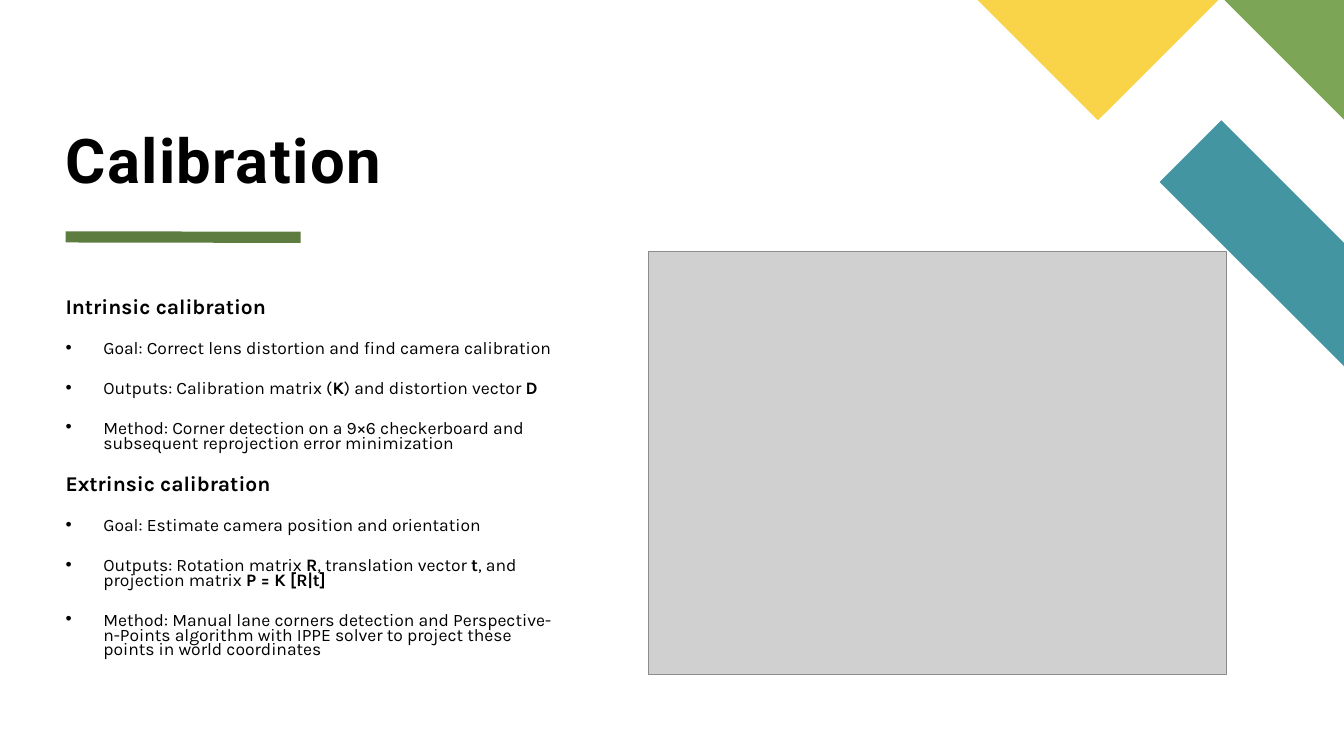
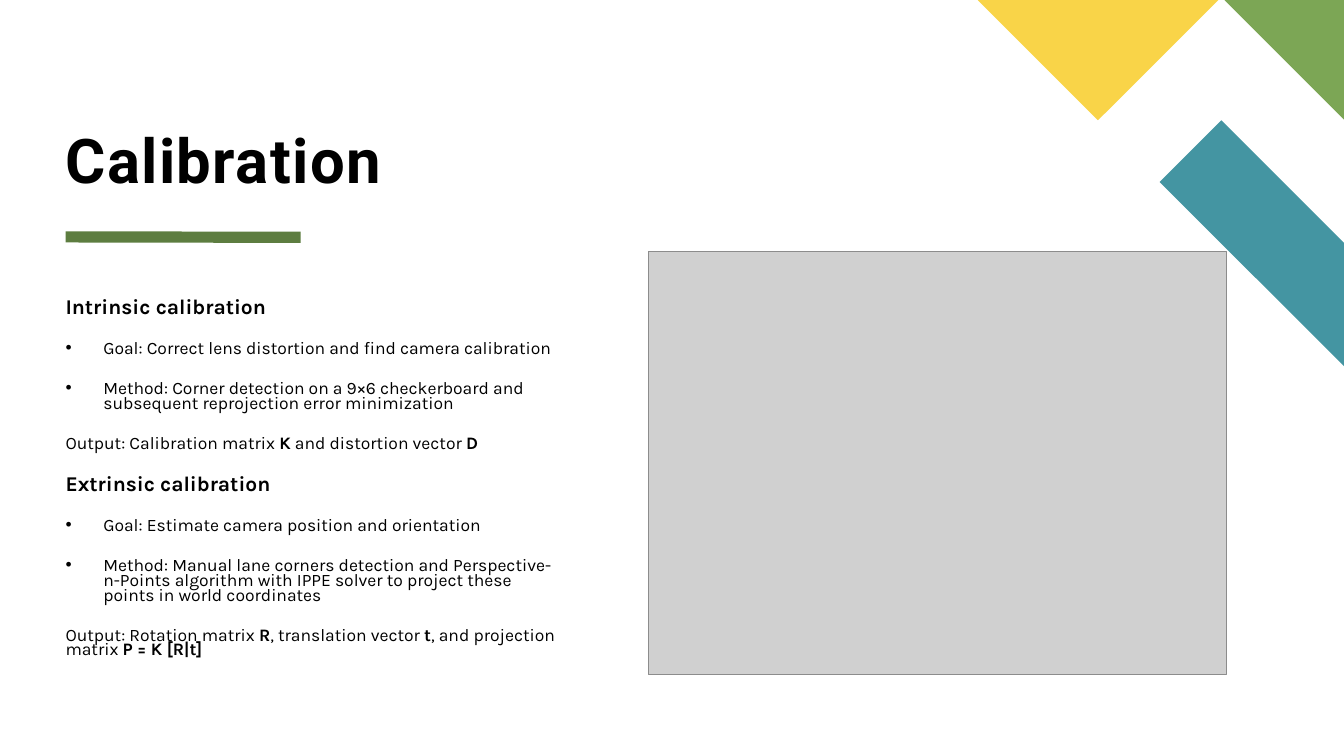
Before and after one commit to Chri060/iacv-2025-riva-rossi, a slide deck: slide 6 of deliverables/presentation.pptx. Drawn at 1344x756 pixels with LibreOffice and Linux fonts; fonts in the diff are those of the drawing; grey boxes stand for pictures. Boxes give left, top, right and bottom in pixels: in the first picture for what was removed or moved away, otherwise in the second. Text is boxed around its words. In the diff, an @@ line names an element or a change of style, - is before the commit and + after.

Commit message:
update presentation

```diff
--- a/deliverables/presentation.pptx
+++ b/deliverables/presentation.pptx
@@ text at (x1=103, y1=381, x2=538, y2=398): paragraph removed @@
-• Outputs: Calibration matrix (K) and distortion vector D
@@ text at (x1=66, y1=437, x2=478, y2=453): paragraph added @@
+Output: Calibration matrix K and distortion vector D
@@ text at (x1=103, y1=559, x2=517, y2=591): paragraph removed @@
-• Outputs: Rotation matrix R, translation vector t, and projection matrix P = K [R|t]
@@ text at (x1=66, y1=629, x2=555, y2=658): paragraph added @@
+Output: Rotation matrix R, translation vector t, and projection matrix P = K [R|t]
```
Also in this commit, not shown: 1 other slide changed, 1 other file.
